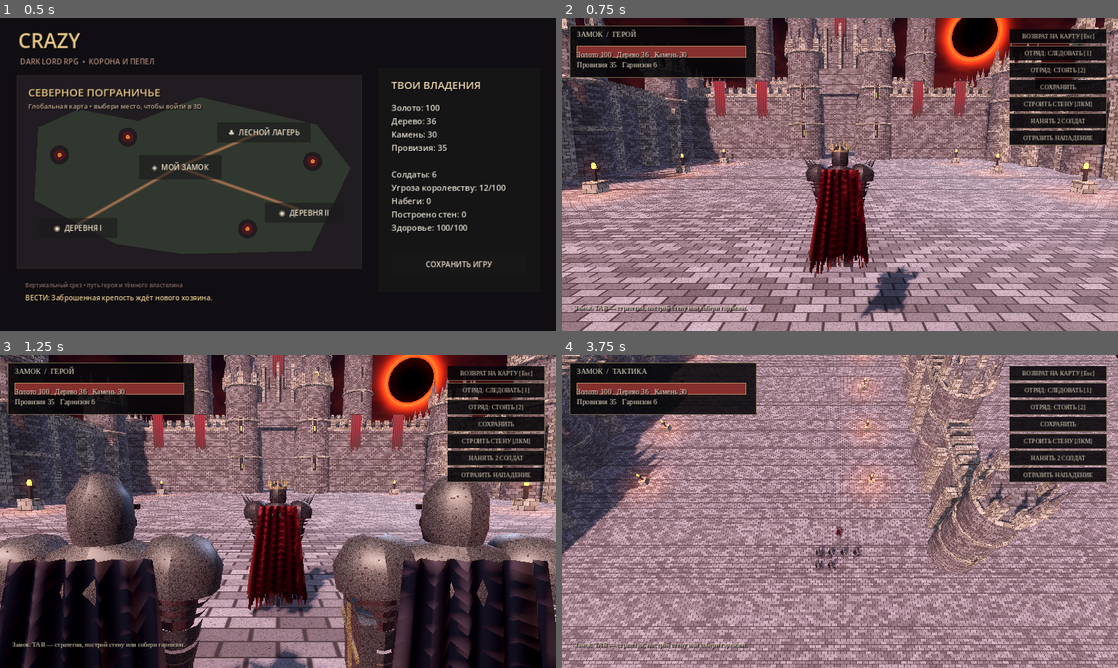
Above: before the commit, frames 1-4 (two rows, left to right).
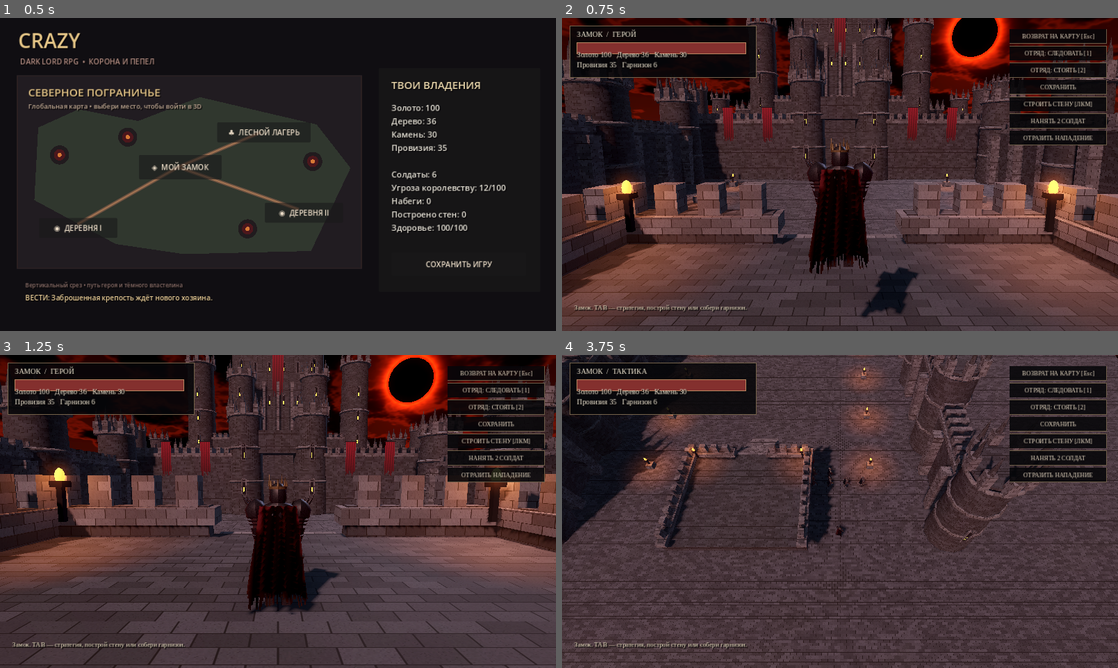
Above: after the commit, the same moments.

Repository: ThrandenSeverest/Crazy
Game: Godot game, scene res://scenes/world_map.tscn
Two runs of this game, one before a commit and one after it. Both use one fixed random seed, a clock stepped at 60 frames per second and the inputs below.
Inputs (mouse positions are in pixels of both pictures, inside the frame that each line leads up to):
- Up to frame 1 (0.5 s): no input
- Up to frame 2 (0.75 s): click "◈ МОЙ ЗАМОК" at 0.5 s
- Up to frame 3 (1.25 s): no input
- Up to frame 4 (3.75 s): tap Enter at 1.25 s; move the mouse to (962, 495) at 1.27 s; hold D 1.28-2.03 s; hold Shift 1.28-2.03 s; click (962, 495) at 1.42 s; tap Space at 1.52, 2.27 s; move the mouse to (728, 527) at 2.02 s; hold S 2.03-2.78 s; tap E at 2.1 s; move the mouse to (895, 442) at 2.77 s; hold D 2.78-3.53 s; hold Q 2.78-3.53 s; move the mouse to (812, 574) at 3.52 s; hold W from 3.53 s (still down); tap Tab at 3.6 s; click (812, 574) at 3.67 s

Frame 1 is identical in both runs. In frame 2, 80% of the frame differs, in the area x 0-100%, y 0-100%; in frame 3, 76%; in frame 4, 84%.

Commit message:
art: refine dusk materials and build an elevated castle terrace

Diff:
--- a/scripts/character_visual.gd
+++ b/scripts/character_visual.gd
@@ -17,7 +17,7 @@
 func setup(character_role: String) -> bool:
 	role = character_role
 	steel = _metal(Color("#555b60") if role == "ally" else Color("#373b43"),0.82)
-	trim = _metal(Color("#8c8063"),0.75)
+	trim = _metal(Color("#655c4a"),0.75)
 	leather = _metal(Color("#282023"),0.0)
 	dark = StandardMaterial3D.new()
 	dark.albedo_color = Color("#08090c")
@@ -62,7 +62,7 @@
 
 func _build_arm(torso: Node3D, side: float) -> void:
 	var arm := _joint(torso,"Arm"+("L" if side<0 else "R"),Vector3(side*0.34,0.39,0))
-	_shell(arm,[Vector3(-0.12,0.19,0.16),Vector3(0,0.20,0.17),Vector3(0.10,0.13,0.13),Vector3(0.13,0.045,0.05)],steel)
+	_shell(arm,[Vector3(-0.12,0.16,0.14),Vector3(0,0.18,0.16),Vector3(0.11,0.11,0.12),Vector3(0.16,0.015,0.025)],steel,8)
 	for i in range(3):
 		_shell(arm,[Vector3(-0.13-i*0.055,0.15-i*0.014,0.14-i*0.01),Vector3(-0.10-i*0.055,0.17-i*0.014,0.15-i*0.01)],steel)
 	if role in ["lord","brute"]:
@@ -102,9 +102,9 @@
 	var weapon := _joint(hand,"Sword",Vector3(0,-0.04,-0.015))
 	_box(weapon,Vector3(0,-0.025,0),Vector3(0.04,0.22,0.04),leather)
 	_box(weapon,Vector3(0,-0.15,0),Vector3(0.31,0.035,0.05),trim)
-	var blade := _shell(weapon,[Vector3(-1.10,0.001,0.003),Vector3(-0.89,0.055,0.012),Vector3(-0.17,0.065,0.015)],steel,4)
+	var blade := _shell(weapon,[Vector3(-0.86,0.001,0.003),Vector3(-0.71,0.055,0.012),Vector3(-0.17,0.065,0.015)],steel,4)
 	blade.rotation.y = PI*0.25
-	_box(weapon,Vector3(0,-0.56,-0.016),Vector3(0.013,0.73,0.005),dark)
+	_box(weapon,Vector3(0,-0.45,-0.016),Vector3(0.013,0.51,0.005),dark)
 	_rivet(weapon,Vector3(0,0.10,0))
 
 func _build_cloth(torso: Node3D) -> void:
@@ -121,7 +121,7 @@
 	st.generate_normals()
 	var cloth := ShaderMaterial.new()
 	cloth.shader = CLOTH
-	cloth.set_shader_parameter("cloth_color",Color("#681a23") if role=="lord" else Color("#302c36"))
+	cloth.set_shader_parameter("cloth_color",Color("#40141d") if role=="lord" else Color("#252631"))
 	_mesh(torso,st.commit(),Vector3.ZERO,cloth)
 	var tabard := _box(torso,Vector3(0,-0.29,-0.19),Vector3(0.20,0.64,0.018),cloth)
 	tabard.rotation.x = 0.12
--- a/scripts/fortress_visual.gd
+++ b/scripts/fortress_visual.gd
@@ -9,8 +9,8 @@
 var ember: StandardMaterial3D
 
 func build() -> void:
-	stone = _stone(Color("#454348"))
-	pale = _stone(Color("#68615b"))
+	stone = _stone(Color("#292b30"))
+	pale = _stone(Color("#434247"))
 	black = StandardMaterial3D.new()
 	black.albedo_color = Color("#0a0c12")
 	ember = StandardMaterial3D.new()
@@ -18,6 +18,7 @@
 	ember.emission_enabled = true
 	ember.emission = Color("#e96724")
 	ember.emission_energy_multiplier = 2.0
+	_terrace()
 	# Near curtain walls frame the courtyard, rather than hiding the skyline.
 	for side in [-1.0,1.0]:
 		_wall(Vector3(side*27,0,-2),Vector3(2.5,9,54),true)
@@ -54,6 +55,17 @@
 			_box(Vector3(x,0.38,z),Vector3(1.0,0.76,1.0),pale,true)
 			_torch(Vector3(x,0.9,z))
 	_mountains()
+
+func _terrace() -> void:
+	_box(Vector3(0,3.5,21),Vector3(17,1,14),stone,true)
+	for side in [-1.0,1.0]:
+		_wall(Vector3(side*8.0,4.0,21),Vector3(0.65,1.1,14),true)
+		_wall(Vector3(side*5.4,4.0,14.3),Vector3(6.0,1.1,0.65),true)
+		_torch(Vector3(side*7.2,5.2,15))
+		_banner(Vector3(side*7.9,3.3,13.9),Vector2(1.3,2.8))
+	for i in range(16):
+		var height := (16-i)*0.25
+		_box(Vector3(0,height*0.5,13.8-i*0.42),Vector3(4.4,height,0.46),pale,true)
 
 func _stone(color: Color) -> ShaderMaterial:
 	var mat := ShaderMaterial.new()
--- a/scripts/location.gd
+++ b/scripts/location.gd
@@ -77,10 +77,10 @@
 	sky.sky_material = sky_material
 	env.sky = sky
 	env.ambient_light_source = Environment.AMBIENT_SOURCE_COLOR
-	env.ambient_light_color = Color("#a4a9bd")
-	env.ambient_light_energy = 0.68
+	env.ambient_light_color = Color("#8994a6")
+	env.ambient_light_energy = 0.42
 	env.tonemap_mode = Environment.TONE_MAPPER_FILMIC
-	env.tonemap_exposure = 1.1
+	env.tonemap_exposure = 0.95
 	env.glow_enabled = true
 	env.glow_intensity = 0.8
 	env.glow_strength = 0.72
@@ -89,7 +89,7 @@
 	env.ssao_radius = 1.8
 	env.ssao_intensity = 2.2
 	env.fog_enabled = true
-	env.fog_light_color = Color("#504552")
+	env.fog_light_color = Color("#2a262c")
 	env.fog_light_energy = 0.65
 	env.fog_density = 0.0028
 	env.fog_sky_affect = 0.65
@@ -100,22 +100,22 @@
 	var sun := DirectionalLight3D.new()
 	sun.rotation_degrees = Vector3(-42, -28, 0)
 	sun.light_color = Color("#f3b49d")
-	sun.light_energy = 1.65
+	sun.light_energy = 1.05
 	sun.shadow_enabled = true
 	sun.directional_shadow_max_distance = 160.0
 	add_child(sun)
-	_solid_box(Vector3(0, -0.7, -20), Vector3(140, 1.4, 180), Color("#55515a"))
+	_solid_box(Vector3(0, -0.7, -20), Vector3(140, 1.4, 180), Color("#33343a"))
 	# A broad, low red sky light keeps silhouettes legible without making the world cheerful.
 	var dusk := DirectionalLight3D.new()
 	dusk.rotation_degrees = Vector3(-26, 152, 0)
 	dusk.light_color = Color("#8593b7")
-	dusk.light_energy = 0.48
+	dusk.light_energy = 0.28
 	add_child(dusk)
 
 func _setup_player() -> void:
 	player = CharacterBody3D.new()
 	player.name = "Player"
-	player.position = Vector3(0, 3, 17)
+	player.position = Vector3(0,7,20) if Game.destination=="castle" else Vector3(0,3,17)
 	var shape := CapsuleShape3D.new()
 	shape.radius = 0.43
 	shape.height = 1.85
@@ -161,8 +161,8 @@
 	plate.add_theme_stylebox_override("panel",frame)
 	root.add_child(plate)
 	health_bar = ProgressBar.new()
-	health_bar.position = Vector2(34,64)
-	health_bar.size = Vector2(390,15)
+	health_bar.position = Vector2(34,56)
+	health_bar.size = Vector2(390,11)
 	health_bar.show_percentage = false
 	health_bar.mouse_filter = Control.MOUSE_FILTER_IGNORE
 	var health_fill := StyleBoxFlat.new()
@@ -418,7 +418,7 @@
 	for n in range(mini(Game.soldiers, 12)):
 		var figure := Node3D.new()
 		figure.name = "Soldier_%d" % n
-		figure.position = Vector3((n % 4 - 1.5) * 1.5, 0.98, 21 + (n / 4) * 1.8)
+		figure.position = Vector3((n % 4 - 1.5) * 2.4, 0.98, 10 - (n / 4) * 1.8)
 		var visual := _spawn_character_visual(figure, "ally")
 		figure.set_meta("character_visual", visual)
 		add_child(figure)
@@ -518,7 +518,7 @@
 		var soldier := allies[n]
 		var col := float(n % 4) - 1.5
 		var row := float(int(n / 4))
-		var pos := anchor + camera_rig.right() * (col * 1.6) - camera_rig.forward() * (3.0 + row * 1.7)
+		var pos := anchor + camera_rig.right() * (col * 2.4) + camera_rig.forward() * (8.0 + row * 1.7)
 		pos.y = 0.98
 		var displacement := pos - soldier.global_position
 		var visual := soldier.get_meta("character_visual") as CharacterVisual
--- a/scripts/visual_review.gd
+++ b/scripts/visual_review.gd
@@ -6,19 +6,20 @@
 	Game.soldiers = 6
 	var location := load("res://scenes/location.tscn").instantiate() as Node3D
 	add_child(location)
-	for i in range(40):
+	for i in range(100):
 		await get_tree().process_frame
 	location.set_physics_process(false)
 	var camera: Camera3D = location.third_camera
-	camera.global_position = Vector3(2.6,2.15,21.2)
-	camera.look_at(Vector3(0,2.5,-10))
+	camera.global_position = location.player.global_position+Vector3(2.6,1.17,4.2)
+	camera.look_at(Vector3(0,location.player.global_position.y+1.4,-10))
 	await _capture("courtyard")
 	# Human-scale front view to inspect proportion, armour, faceplate and joints.
-	camera.global_position = Vector3(1.8,1.65,13.8)
+	camera.global_position = location.player.global_position+Vector3(1.8,0.67,-3.2)
 	camera.look_at(location.player.global_position+Vector3(0,0.15,0))
 	await _capture("armour")
 	location.player_visual.attack(true)
-	location.player_visual.animator.seek(0.28,true)
+	location.player_visual.animator.advance(0.28)
+	location.player_visual.animator.advance(0.0)
 	location.player_visual.animator.pause()
 	await _capture("attack")
 	print("VISUAL_REVIEW_OK: courtyard, armour, attack")
--- a/shaders/eclipse_sky.gdshader
+++ b/shaders/eclipse_sky.gdshader
@@ -8,14 +8,17 @@
 void sky() {
  vec3 d = normalize(EYEDIR);
  float h = max(d.y,0.0);
- vec3 col = mix(vec3(0.29,0.11,0.105),vec3(0.035,0.025,0.055),pow(h,0.5));
+ vec3 col = mix(vec3(0.28,0.085,0.060),vec3(0.018,0.017,0.029),pow(h,0.5));
  vec2 p = d.xz / max(0.12,d.y+0.3) * 5.0;
  float cloud = noise(p)*0.52 + noise(p*2.1)*0.28 + noise(p*4.7)*0.13 + noise(p*11.0)*0.07;
- col = mix(col, vec3(0.065,0.043,0.065),smoothstep(0.35,0.68,cloud)*0.85);
+ float edge = smoothstep(0.35,0.46,cloud)-smoothstep(0.46,0.59,cloud);
+ col += vec3(0.18,0.030,0.008)*edge*(1.0-h);
+ col = mix(col, vec3(0.022,0.020,0.031),smoothstep(0.43,0.66,cloud)*0.9);
  vec3 sun_dir = normalize(vec3(0.45,0.34,-1.0));
  float dist = length(d-sun_dir);
  float corona = exp(-abs(dist-0.068)*100.0);
- col += vec3(1.9,0.31,0.075)*corona;
+ float streak = 0.7+0.3*noise(p*12.0);
+ col += vec3(1.4,0.22,0.035)*corona*streak;
  col += vec3(0.3,0.04,0.01)*exp(-dist*12.0);
  if(dist<0.060) { col = vec3(0.026,0.019,0.028); }
  COLOR = col;
--- a/shaders/forged_metal.gdshader
+++ b/shaders/forged_metal.gdshader
@@ -5,12 +5,12 @@
 float hash(vec3 p) { return fract(sin(dot(p, vec3(127.1, 311.7, 74.7))) * 43758.5453); }
 void vertex() { local_pos = VERTEX; }
 void fragment() {
- vec3 cell = floor(local_pos * 350.0);
+ vec3 cell = floor(local_pos * 120.0);
  float grain = hash(cell);
- float pits = step(0.97, hash(floor(local_pos * 140.0)));
+ float pits = step(0.985, hash(floor(local_pos * 55.0)));
  float scratch = pow(abs(sin(local_pos.y * 1800.0 + sin(local_pos.x * 45.0) * 8.0)), 80.0);
- ALBEDO = base_color.rgb * (0.72 + grain * 0.45) + vec3(scratch * 0.045);
+ ALBEDO = base_color.rgb * (0.90 + grain * 0.13) + vec3(scratch * 0.012);
  ALBEDO = mix(ALBEDO, vec3(0.095, 0.055, 0.037), pits * 0.5);
  METALLIC = metalness;
- ROUGHNESS = clamp(0.42 + grain * 0.25 + pits * 0.15, 0.0, 1.0);
+ ROUGHNESS = clamp(0.48 + grain * 0.08 + pits * 0.08, 0.0, 1.0);
 }
--- a/shaders/masonry.gdshader
+++ b/shaders/masonry.gdshader
@@ -19,12 +19,12 @@
  vec2 id = floor(uv);
  vec2 f = fract(uv);
  float edge = min(min(f.x,1.0-f.x), min(f.y,1.0-f.y));
- float mortar = smoothstep(0.018,0.065,edge);
+ float mortar = smoothstep(0.008,0.028,edge);
  float variation = hash(id);
- float grain = hash(floor(world_pos.xz * 110.0 + world_pos.y * 19.0));
- vec3 stone = base_color.rgb * (0.65 + variation * 0.65) * (0.82 + grain * 0.3);
+ float grain = hash(floor(world_pos.xz * 42.0 + world_pos.y * 13.0));
+ vec3 stone = base_color.rgb * (0.76 + variation * 0.40) * (0.94 + grain * 0.10);
  float erosion = step(0.965, hash(floor(uv * 37.0)));
- stone *= 1.0 - erosion * 0.36;
+ stone *= 1.0 - erosion * 0.18;
  ALBEDO = mix(base_color.rgb * 0.28, stone, mortar);
  ROUGHNESS = 0.88;
  METALLIC = paving ? 0.12 : 0.0;
--- a/shaders/tattered_cloth.gdshader
+++ b/shaders/tattered_cloth.gdshader
@@ -9,7 +9,7 @@
 }
 void fragment() {
  float weave = sin(UV.x * 650.0) * sin(UV.y * 650.0) * 0.055;
- float fold = 0.7 + 0.3 * sin(UV.x * 35.0 + UV.y * 2.0);
+ float fold = 0.82 + 0.15 * sin(UV.x * 27.0 + UV.y * 2.0);
  float dirt = 1.0 - UV.y * 0.48;
  float tear = fract(sin(floor(UV.x * 47.0) * 127.1) * 43758.5);
  if (UV.y > 0.86 + tear * 0.14) { discard; }
--- /dev/null
+++ b/tests/character_smoke.gd
@@ -0,0 +1,36 @@
+extends SceneTree
+const Visual = preload("res://scripts/character_visual.gd")
+
+func _initialize() -> void:
+	call_deferred("_run")
+
+func _run() -> void:
+	for role in ["lord","ally","enemy","brute"]:
+		var visual := Visual.new()
+		root.add_child(visual)
+		assert(visual.setup(role))
+		for clip in ["Idle","Walking_A","Running_A","Attack","Hit_A","Death_A"]:
+			assert(visual.animator.has_animation(clip))
+		visual.set_motion(true)
+		visual.animator.advance(0.20)
+		visual.animator.advance(0.0)
+		var leg: Node3D = visual.get_node("Rig/Pelvis/LegL")
+		var before := leg.rotation.x
+		visual.animator.advance(0.45)
+		visual.animator.advance(0.0)
+		assert(absf(before-leg.rotation.x)>0.1,"Walking must actually move the leg")
+		visual.attack(true)
+		visual.animator.advance(0.30)
+		visual.animator.advance(0.0)
+		var arm: Node3D = visual.get_node("Rig/Pelvis/Torso/ArmR")
+		print(role," attack angle: ",arm.rotation.x)
+		assert(absf(arm.rotation.x)>0.6,"Attack must move the weapon arm")
+		visual.die()
+		visual.animator.advance(1.0)
+		visual.animator.advance(0.0)
+		assert(visual.dead)
+		assert(absf(visual.rig.rotation.z)>1.0,"Death must not remain upright")
+		visual.queue_free()
+	await process_frame
+	print("CHARACTER_SMOKE_OK: 4 roles, 6 clips, verified joint motion")
+	quit()
Not shown, changed: .github/workflows/godot.yml
Not shown, removed: scripts/fetch_character_assets.sh
